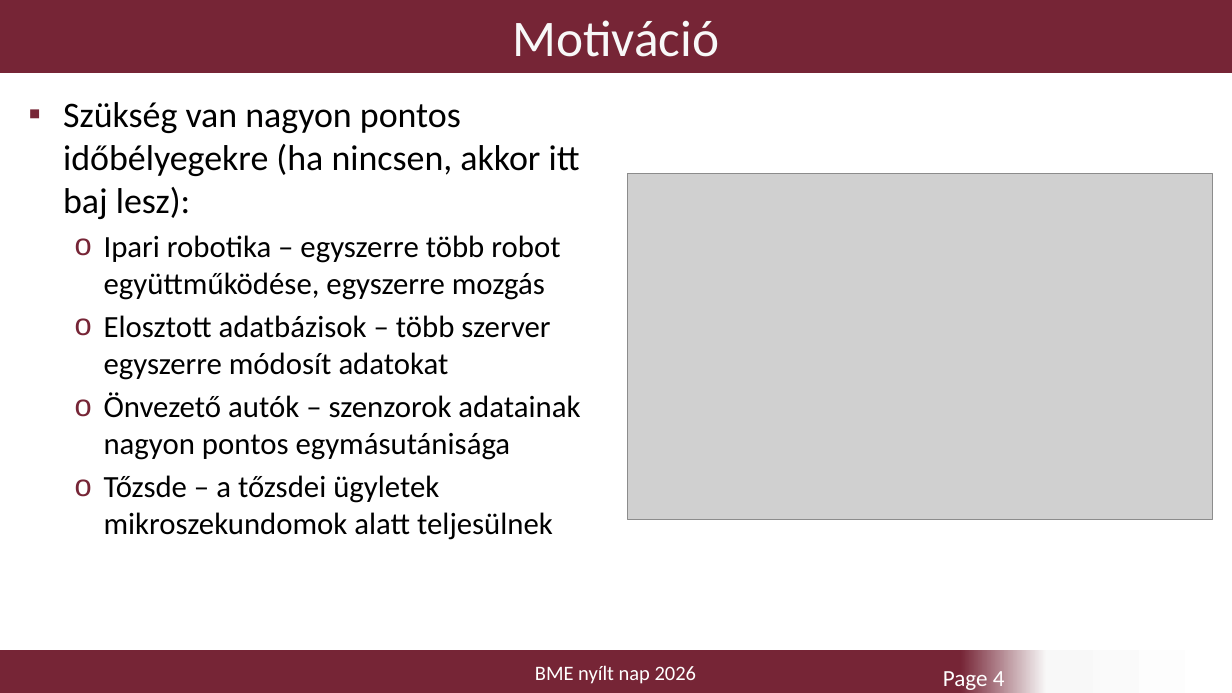
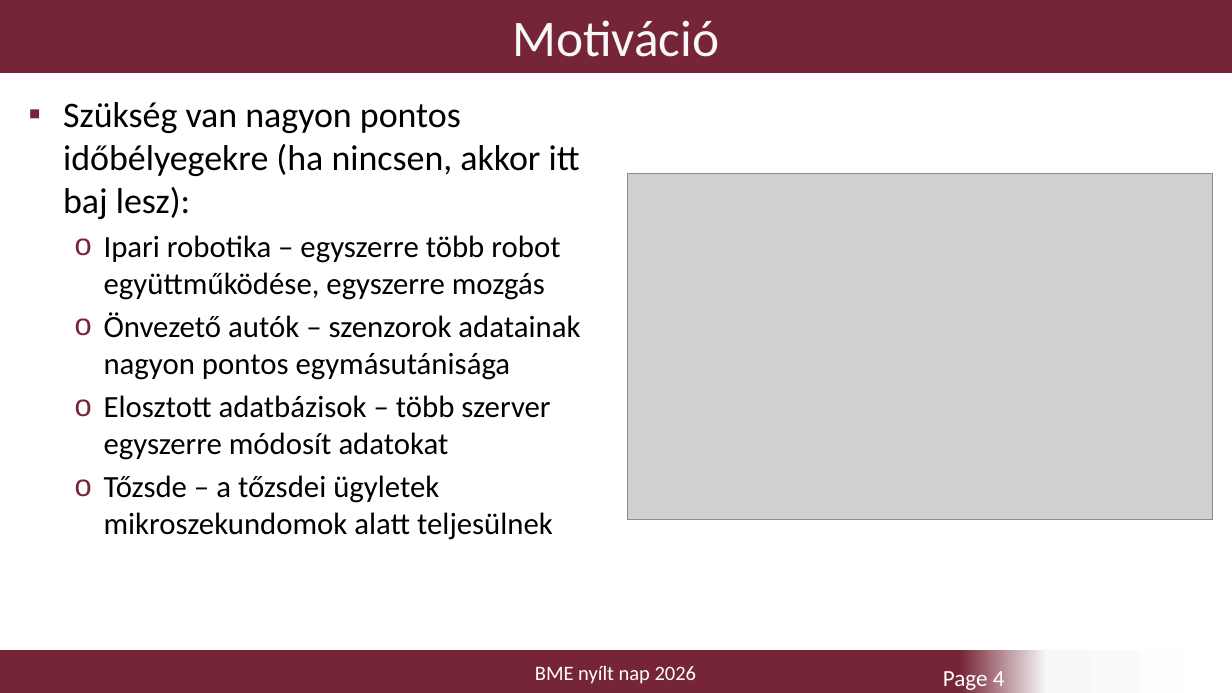
Before and after one commit to mineroni/FTMQuartzDriftDemonstrator, a slide deck: slide 4 of FTM_nyilt_nap.pptx. Drawn at 1232x693 pixels with LibreOffice and Linux fonts; fonts in the diff are those of the drawing; grey boxes stand for pictures; background and template pictures are left out. Boxes give left, top, right and bottom in pixels: in the first picture for what was removed or moved away, otherwise in the second. Text is boxed around its words. In the diff, an @@ line names an element or a change of style, - is before the commit and + after.

```diff
--- a/FTM_nyilt_nap.pptx
+++ b/FTM_nyilt_nap.pptx
@@ text at (104,312,580,380): paragraph added @@
+  o Önvezető autók – szenzorok adatainak nagyon pontos egymásutánisága
@@ text at (104,392,580,460): paragraph removed @@
-  o Önvezető autók – szenzorok adatainak nagyon pontos egymásutánisága
```
Also in this commit, not shown: 5 other slides changed, 2 slides removed.
